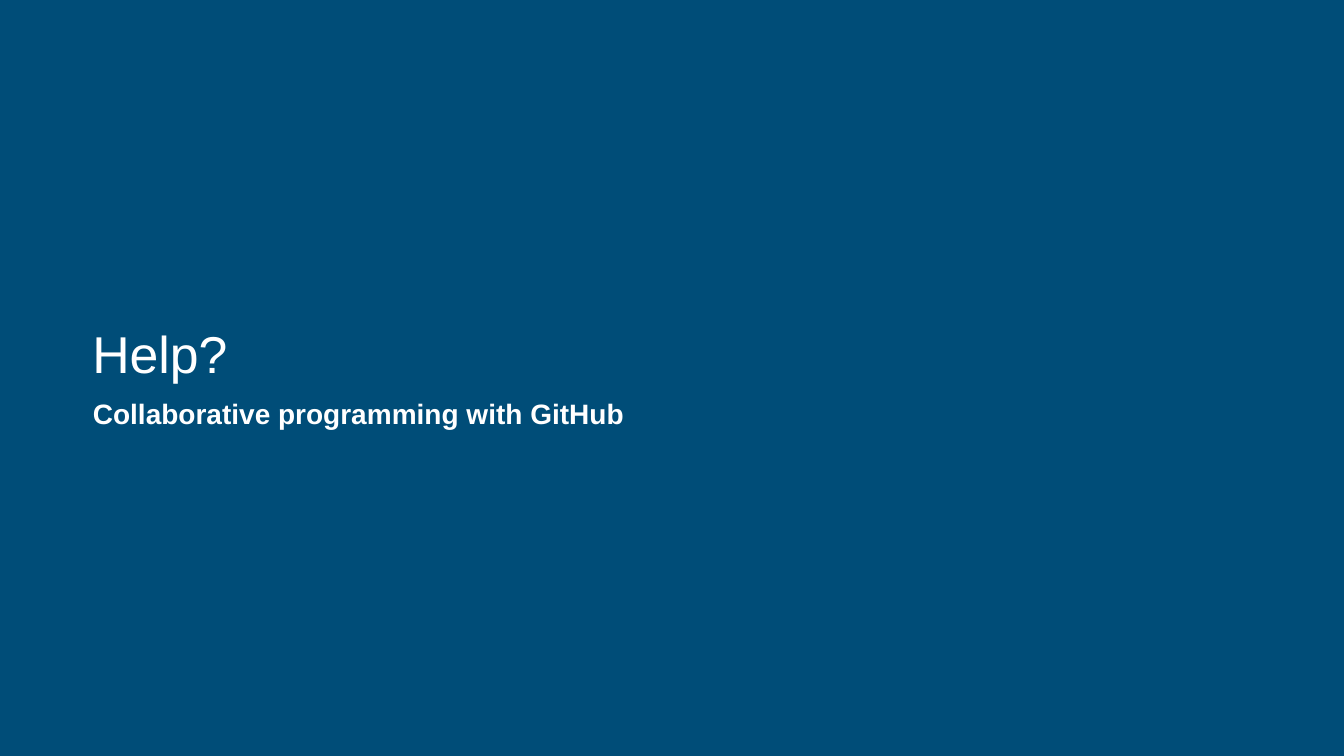
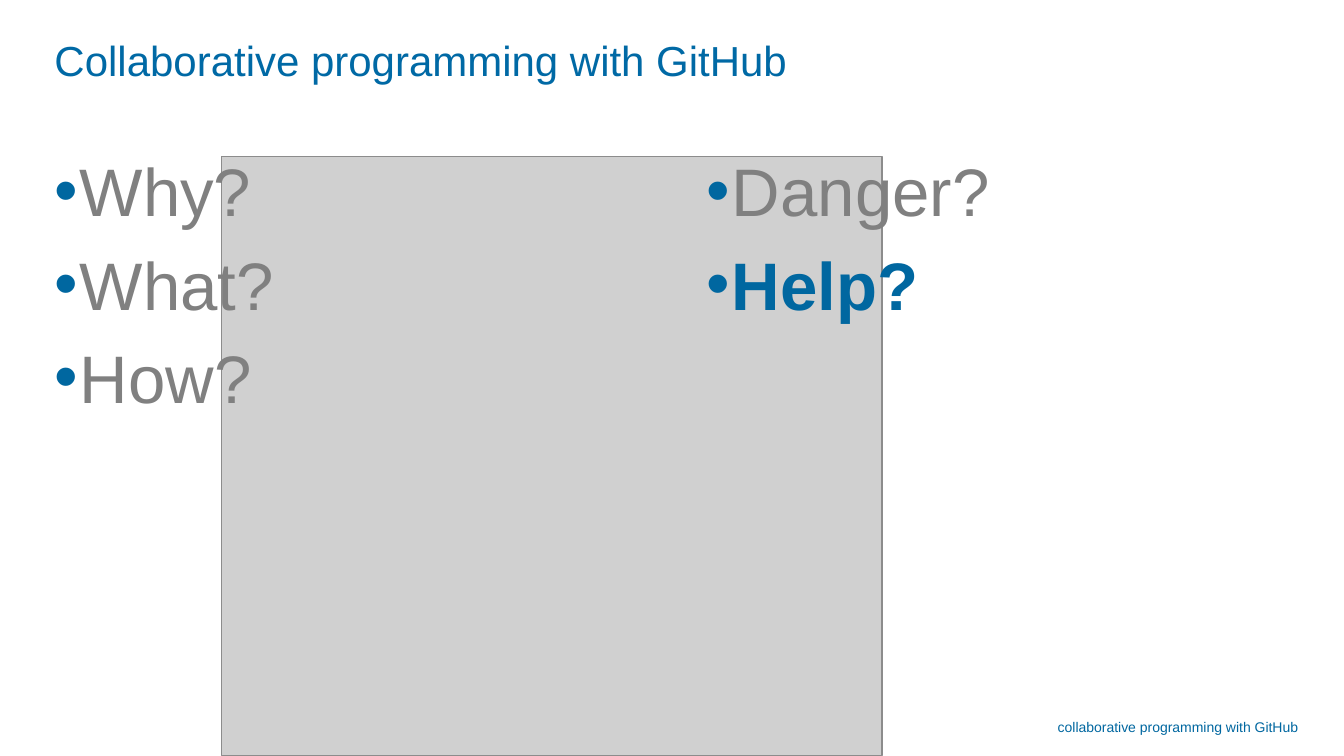
Before and after one commit to childmindresearch/MoBI-Retreat-2024-Collaborative-programming-with-GitHub, a slide deck: slide 28 of collaborative-programming/slides.pptx (slide 21 before the commit). Drawn at 1344x756 pixels with LibreOffice and Linux fonts; fonts in the diff are those of the drawing; grey boxes stand for pictures; background and template pictures are left out. Boxes give left, top, right and bottom in pixels: in the first picture for what was removed or moved away, otherwise in the second. Text is boxed around its words. In the diff, an @@ line names an element or a change of style, - is before the commit and + after.

```diff
--- a/collaborative-programming/slides.pptx
+++ b/collaborative-programming/slides.pptx
@@ rectangle removed at (x1=0, y1=0, x2=1344, y2=756) @@
@@ title added at (x1=54, y1=45, x2=787, y2=84), 30 pt, text #0069A5 @@
+Collaborative programming with GitHub
@@ text added at (x1=54, y1=159, x2=273, y2=416), 48 pt, text #808080 @@
+• Why?
+• What?
+• How?
@@ picture added at (x1=222, y1=156, x2=882, y2=756) @@
@@ text added at (x1=707, y1=159, x2=990, y2=322), 48 pt, text #808080 @@
+• Danger?
+• Help?
@@ title removed at (x1=92, y1=335, x2=227, y2=384) @@
-Help?
@@ text at (x1=1058, y1=722, x2=1298, y2=735): text changed; size 20 to 10 pt; text colour #FFFFFF to #0067A0; bold off @@
-Collaborative programming with GitHub
+collaborative programming with GitHub
```
Also in this commit, not shown: 20 other slides changed, 9 slides added, 1 slide removed.
